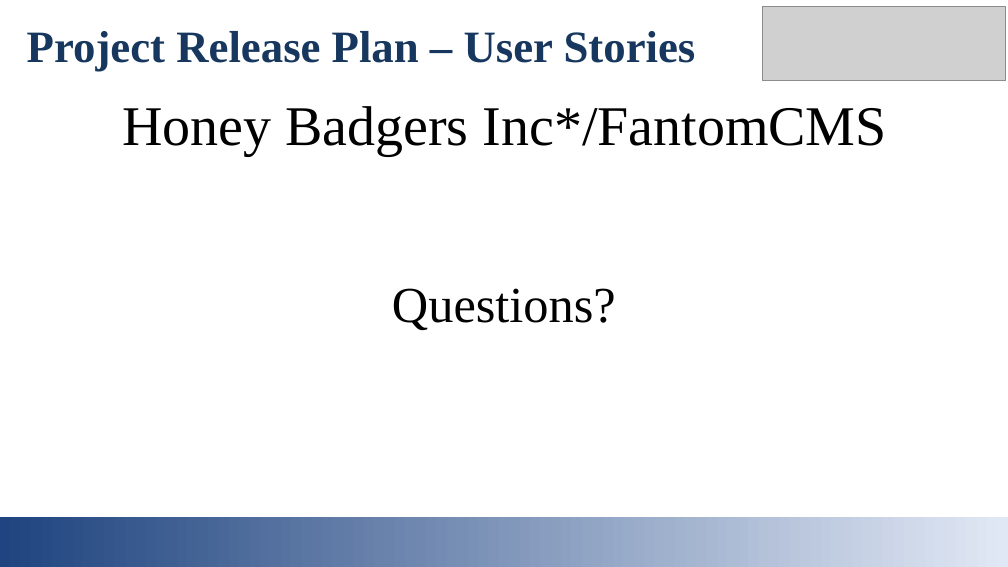
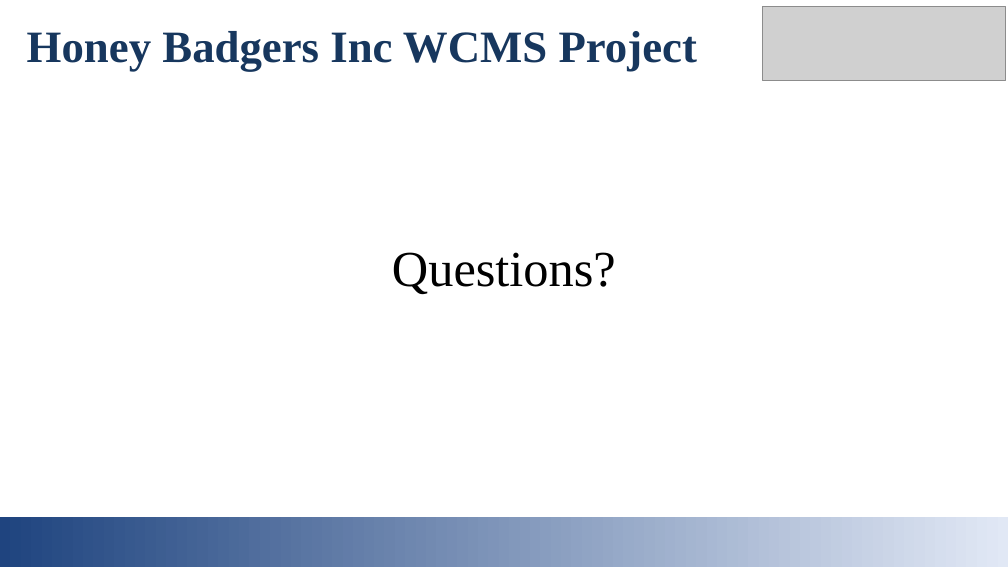
Before and after one commit to jcriquet/FantomCMS, a slide deck: slide 6 of doc/Initial_Presentation.pptx. Drawn at 1008x567 pixels with LibreOffice and Linux fonts; fonts in the diff are those of the drawing; grey boxes stand for pictures. Boxes give left, top, right and bottom in pixels: in the first picture for what was removed or moved away, otherwise in the second. Text is boxed around its words. In the diff, an @@ line names an element or a change of style, - is before the commit and + after.

Commit message:
Added Josh's changes to Powerpoint and cleaned up Release Plan. Added a PDF since just having an ODT was causing issues.

```diff
--- a/doc/Initial_Presentation.pptx
+++ b/doc/Initial_Presentation.pptx
@@ text at box(27, 31, 697, 71): text changed @@
-Project Release Plan – User Stories
+Honey Badgers Inc WCMS Project
@@ text removed at box(122, 106, 887, 155) @@
-Honey Badgers Inc*/FantomCMS
@@ text "Questions?": place and size @@
-text "Questions?" at box(392, 288, 616, 330)
+text "Questions?" at box(392, 252, 616, 294)
```
Also in this commit, not shown: 4 other slides changed, 1 slide added, 1 slide removed, 2 other files.
